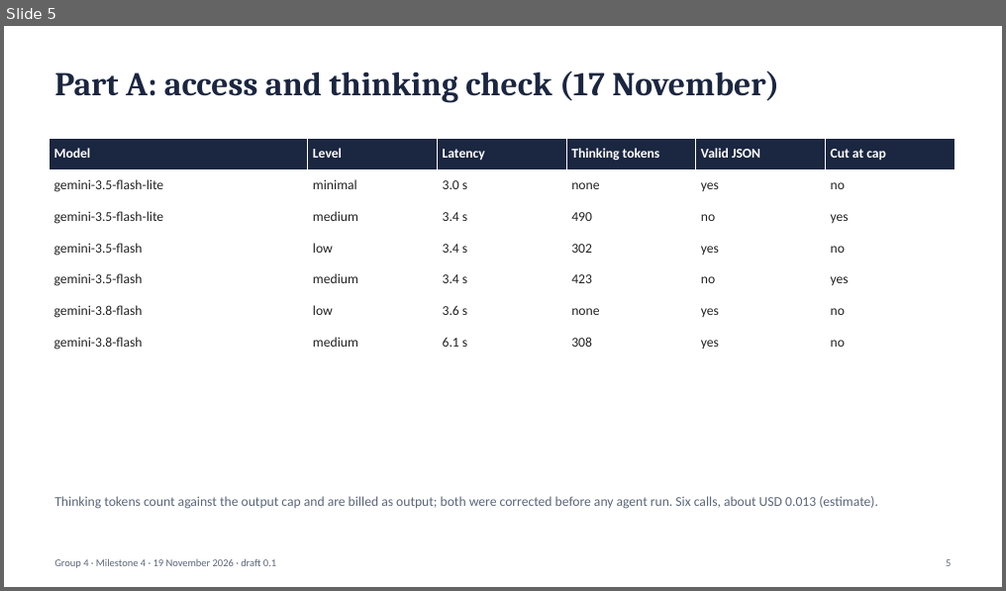
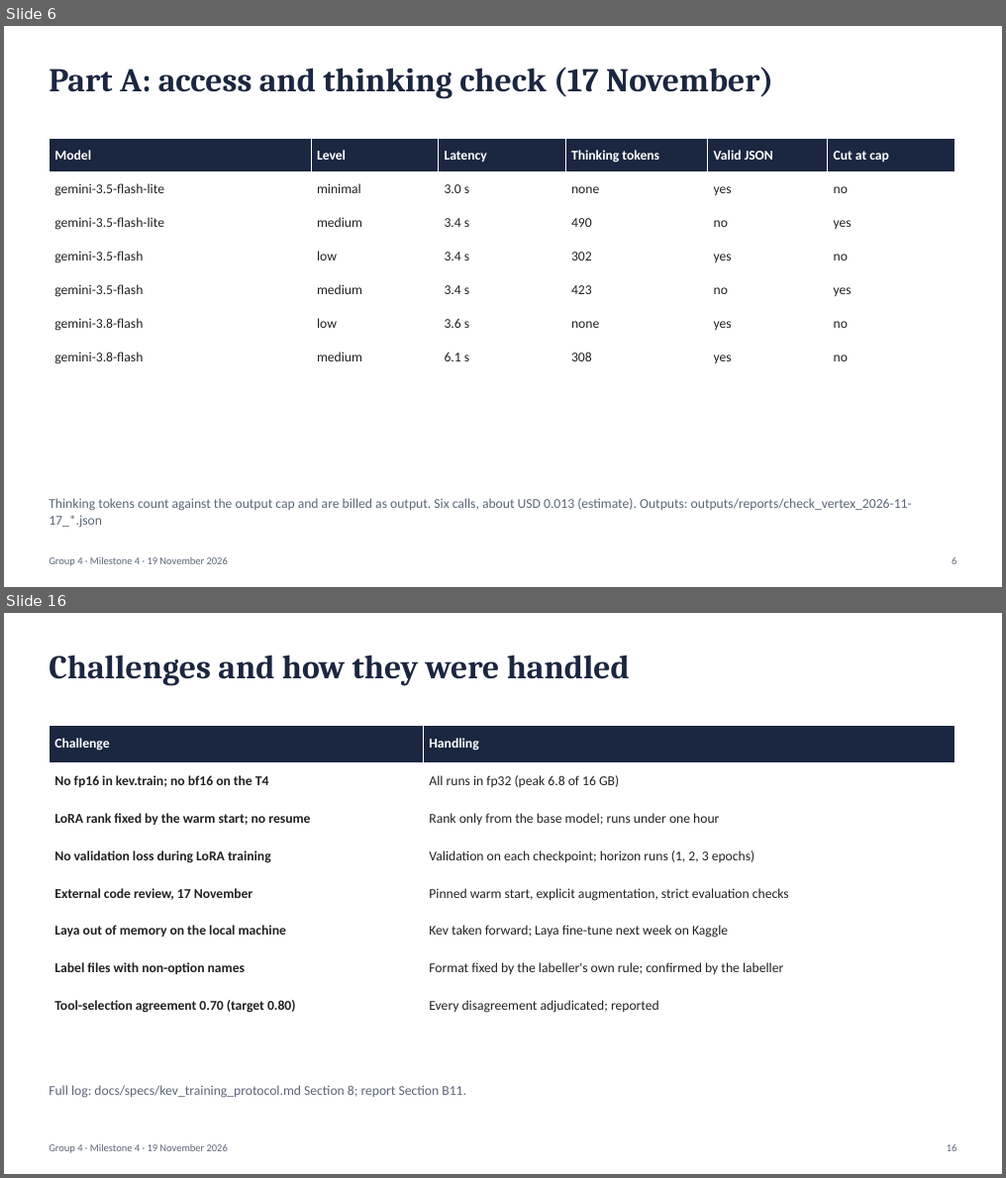
Before and after one commit to sathyaIITM/Group-4-DS-and-AI-Lab-Project, a slide deck: docs/milestones/Milestone4_TA_Presentation.pptx. Shown one above the other, each under a label of ours: slide 5 before the commit, slides 6 and 16 after it; the slides between them are not shown. The pictures are 1006x591 and 1006x1178 pixels, drawn with LibreOffice and Linux fonts; fonts in the diff are those of the drawing. Boxes give left, top, right and bottom in pixels: in the first picture for what was removed or moved away, otherwise in the second. Text is boxed around its words. In the diff, an @@ line names an element or a change of style, - is before the commit and + after.

Commit message:
DOC: Milestone 4 slides (18, both parts, version glosses); report: E2 closed, Laya plan, calibration wording corrected

```diff
--- a/docs/milestones/Milestone4_TA_Presentation.pptx
+++ b/docs/milestones/Milestone4_TA_Presentation.pptx
@@ slide 16 added at bbox=[4, 613, 1002, 1174], background #FFFFFF @@
@@ text added at bbox=[49, 655, 630, 686], 32 pt, text #1B2640, bold @@
+Challenges and how they were handled
@@ table added at bbox=[49, 725, 954, 1025], 8 rows, 2 columns @@
+Challenge | Handling
+No fp16 in kev.train; no bf16 on the T4 | All runs in fp32 (peak 6.8 of 16 GB)
+LoRA rank fixed by the warm start; no resume | Rank only from the base model; runs under one hour
+No validation loss during LoRA training | Validation on each checkpoint; horizon runs (1, 2, 3 epochs)
+External code review, 17 November | Pinned warm start, explicit augmentation, strict evaluation checks
+Laya out of memory on the local machine | Kev taken forward; Laya fine-tune next week on Kaggle
+Label files with non-option names | Format fixed by the labeller's own rule; confirmed by the labeller
+Tool-selection agreement 0.70 (target 0.80) | Every disagreement adjudicated; reported
@@ text added at bbox=[49, 1085, 466, 1098], 13 pt, text #5B6678 @@
+Full log: docs/specs/kev_training_protocol.md Section 8; report Section B11.
@@ text added at bbox=[49, 1144, 228, 1154], 10 pt, text #5B6678 @@
+Group 4 · Milestone 4 · 19 November 2026
@@ text added at bbox=[946, 1145, 957, 1152], 10 pt, text #5B6678 @@
+16
@@ what was slide 5 is now slide 6 @@
@@ slide 6 changed as well @@
@@ text "Part A: access and thinking ..." at bbox=[49, 67, 773, 99]: more space between paragraphs @@
@@ table: place and size @@
-table at bbox=[49, 138, 955, 359]
+table at bbox=[49, 138, 954, 374]
@@ text at bbox=[49, 498, 912, 528]: text changed @@
-Thinking tokens count against the output cap and are billed as output; both were corrected before any agent run. Six calls, about USD 0.013 (estimate).
+Thinking tokens count against the output cap and are billed as output. Six calls, about USD 0.013 (estimate). Outputs: outputs/reports/check_vertex_2026-11-17_*.json
@@ text at bbox=[49, 557, 228, 567]: text changed @@
-Group 4 · Milestone 4 · 19 November 2026 · draft 0.1
+Group 4 · Milestone 4 · 19 November 2026
@@ text at bbox=[951, 558, 956, 565]: text changed @@
-5
+6
```
Also in this commit, not shown: 4 other slides changed, 12 other slides added, 8 slides removed, 1 other file.
